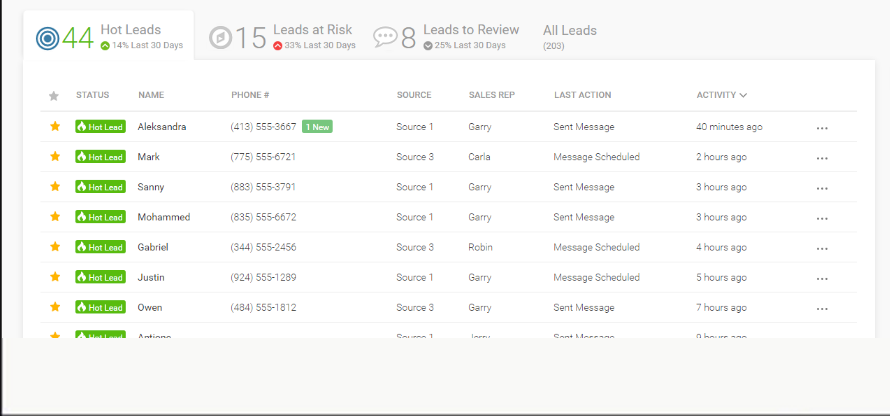
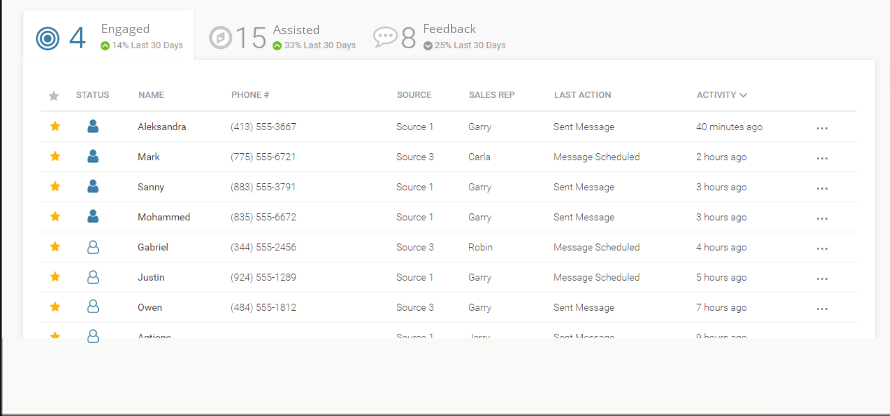
Layered file, before and after one edit (890×416). Changes by layer:
added layer "4" above "Engaged" over <box>69,27,86,48</box>
added layer "Engaged" above "Assisted" over <box>102,24,150,36</box>
added layer "Assisted" above "Feedback" over <box>273,25,320,34</box>
added layer "Feedback" above "screen" over <box>424,24,476,33</box>
painted on "screen" over <box>62,24,597,343</box>
